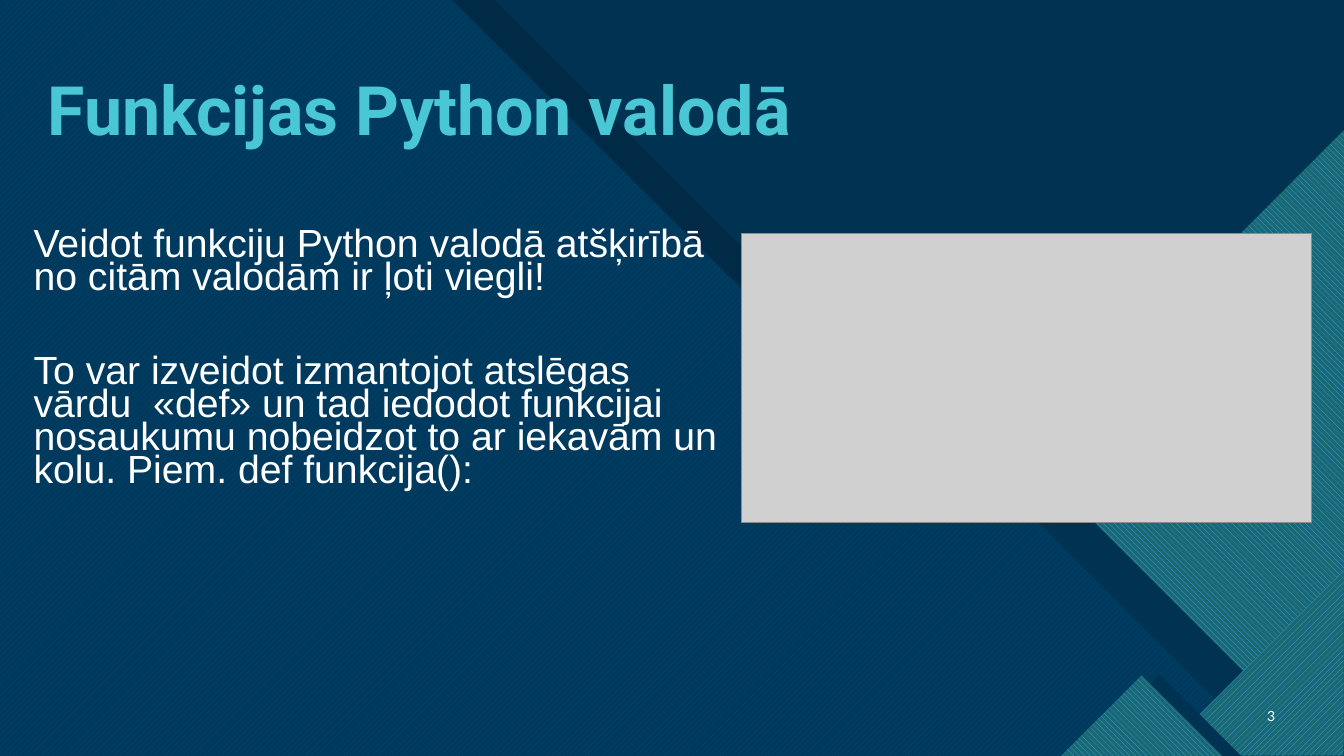
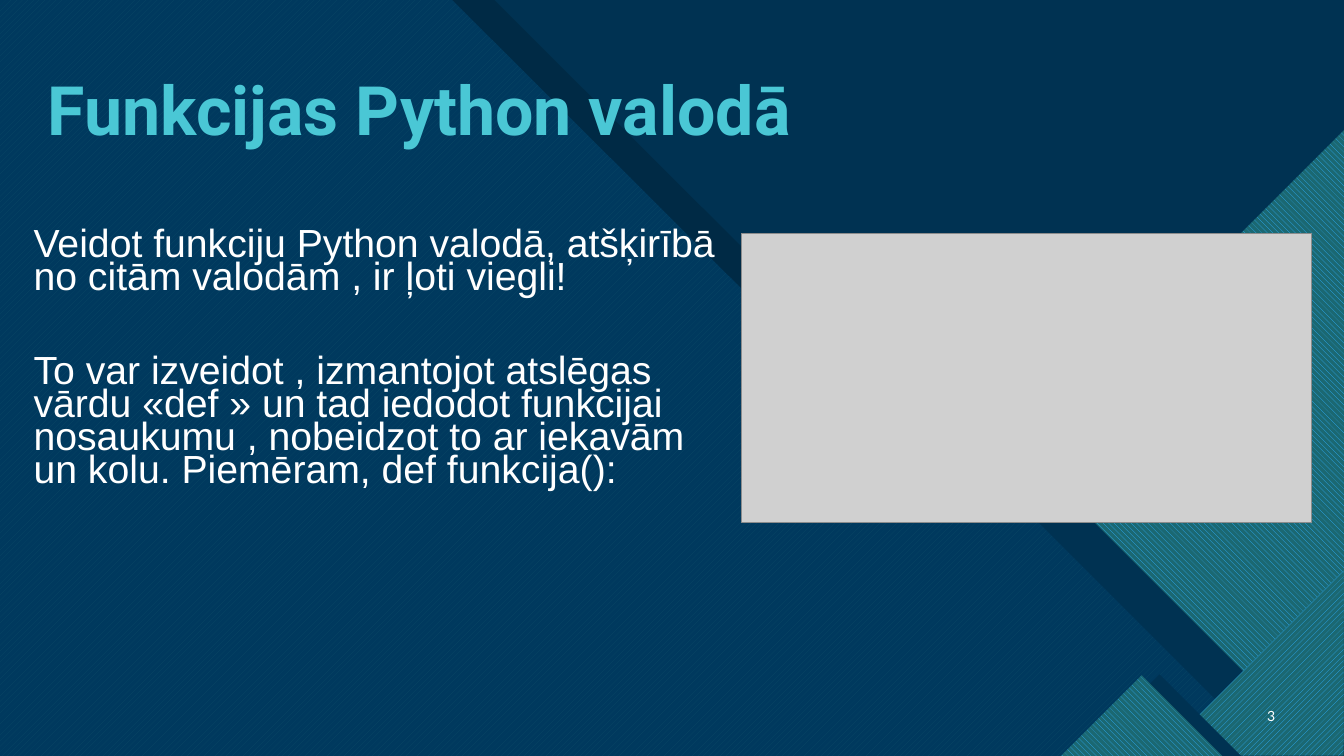
Before and after one commit to Klavinsnemakprogrammet/GalaEksamens2.Kurss, a slide deck: slide 3 of Python Funkcijas.pptx. Drawn at 1344x756 pixels with LibreOffice and Linux fonts; fonts in the diff are those of the drawing; grey boxes stand for pictures. Boxes give left, top, right and bottom in pixels: in the first picture for what was removed or moved away, otherwise in the second. Text is boxed around its words. In the diff, an @@ line names an element or a change of style, - is before the commit and + after.

```diff
--- a/Python Funkcijas.pptx
+++ b/Python Funkcijas.pptx
@@ text at <box>34,228,715,491</box>: text changed @@
-Veidot funkciju Python valodā atšķirībā no citām valodām ir ļoti viegli!
-To var izveidot izmantojot atslēgas vārdu «def» un tad iedodot funkcijai nosaukumu nobeidzot to ar iekavām un kolu. Piem. def funkcija():
+Veidot funkciju Python valodā, atšķirībā no citām valodām , ir ļoti viegli!
+To var izveidot , izmantojot atslēgas vārdu «def » un tad iedodot funkcijai nosaukumu , nobeidzot to ar iekavām un kolu. Piemēram, def funkcija():
```
Also in this commit, not shown: 7 other slides changed, 6 slides added.
